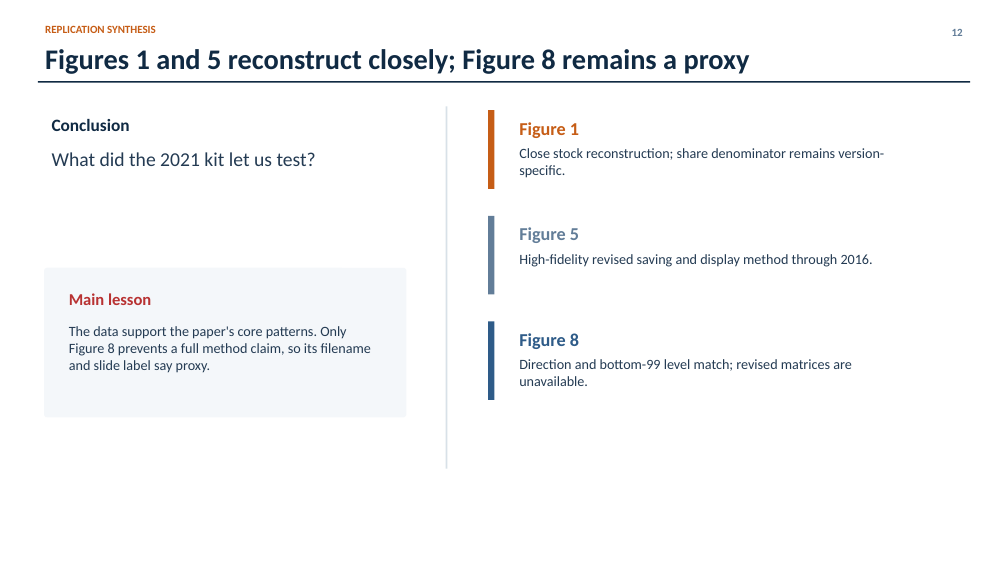
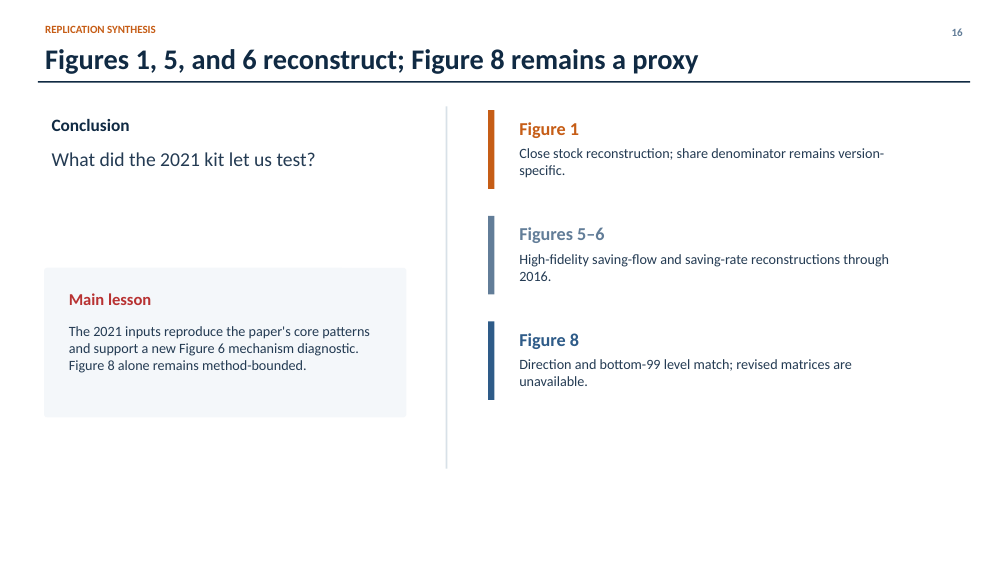
Before and after one commit to lorenz-gorini/mian-sufi-straub2025-saving-glut-replication, a slide deck: slide 16 of Presentation/4_figure_comparison/presentation.pptx (slide 12 before the commit). Drawn at 1008x567 pixels with LibreOffice and Linux fonts; fonts in the diff are those of the drawing. Boxes give left, top, right and bottom in pixels: in the first picture for what was removed or moved away, otherwise in the second. Text is boxed around its words. In the diff, an @@ line names an element or a change of style, - is before the commit and + after.

Commit message:
Reconstruct Figure 6 and extend the comparison deck
- apply the 2025 saving-rate method to the 2021 authors-kit data
- add matched wealth-level and five-year evolution diagnostics
- integrate Figures 5 and 6 into the verified comparison presentation

```diff
--- a/Presentation/4_figure_comparison/presentation.pptx
+++ b/Presentation/4_figure_comparison/presentation.pptx
@@ text at [952, 28, 963, 36]: text changed @@
-12
+16
@@ text at [45, 49, 698, 74]: text changed @@
-Figures 1 and 5 reconstruct closely; Figure 8 remains a proxy
+Figures 1, 5, and 6 reconstruct; Figure 8 remains a proxy
@@ text at [519, 227, 604, 243]: text changed @@
-Figure 5
+Figures 5–6
@@ text at [519, 254, 889, 281]: text changed @@
-High-fidelity revised saving and display method through 2016.
+High-fidelity saving-flow and saving-rate reconstructions through 2016.
@@ text at [69, 326, 370, 373]: text changed @@
-The data support the paper's core patterns. Only Figure 8 prevents a full method claim, so its filename and slide label say proxy.
+The 2021 inputs reproduce the paper's core patterns and support a new Figure 6 mechanism diagnostic. Figure 8 alone remains method-bounded.
```
Also in this commit, not shown: 4 other slides changed, 4 slides added, 18 other files.
